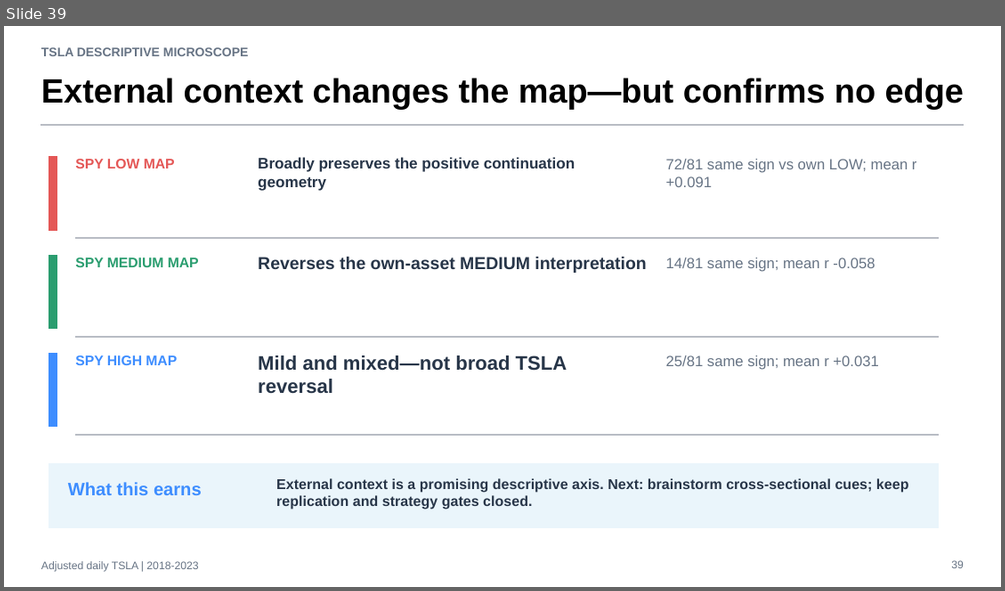
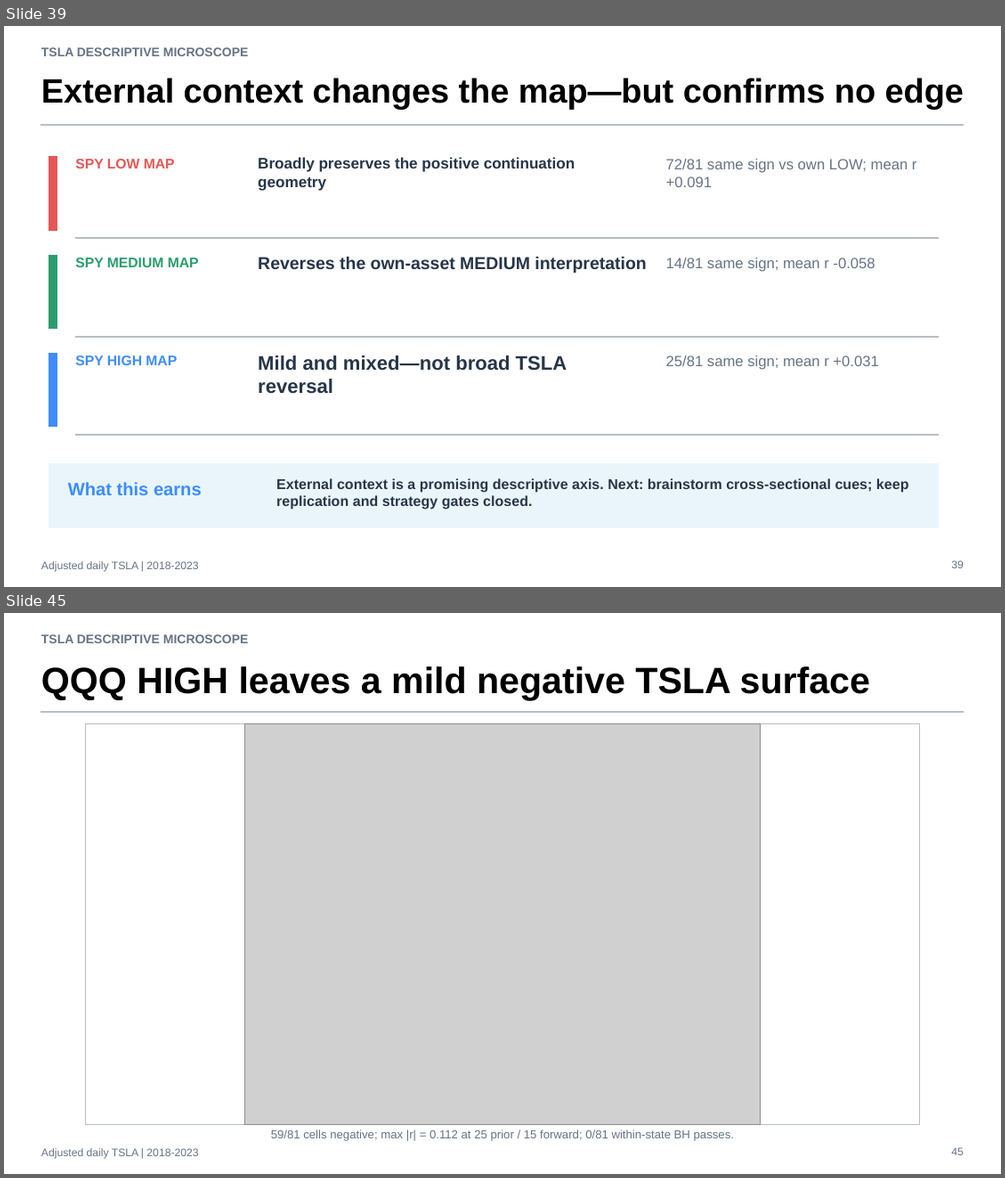
Before and after one commit to Francisc0Franc0/Time-Series-Modeling-Gen5, a slide deck: operator_hypothesis_lab/presentations/tsla_descriptive_microscope_evidence.pptx. Shown one above the other, each under a label of ours: slide 39 before the commit, slides 39 and 45 after it; the slides between them are not shown. The pictures are 1005x591 and 1005x1178 pixels, drawn with LibreOffice and Linux fonts; fonts in the diff are those of the drawing; grey boxes stand for pictures. Boxes give left, top, right and bottom in pixels: in the first picture for what was removed or moved away, otherwise in the second. Text is boxed around its words. In the diff, an @@ line names an element or a change of style, - is before the commit and + after.

```diff
--- a/operator_hypothesis_lab/presentations/tsla_descriptive_microscope_evidence.pptx
+++ b/operator_hypothesis_lab/presentations/tsla_descriptive_microscope_evidence.pptx
@@ slide 45 added at bbox=[4, 613, 1001, 1174], background #FFFFFF @@
@@ text added at bbox=[41, 634, 249, 643], 12 pt, text #667384, bold @@
+TSLA DESCRIPTIVE MICROSCOPE
@@ text added at bbox=[41, 666, 870, 700], 35.2 pt, text #000000, bold @@
+QQQ HIGH leaves a mild negative TSLA surface
@@ rectangle added at bbox=[41, 711, 963, 713], fill #B8BCC4, outline #B8BCC4 0 pt @@
@@ rectangle added at bbox=[86, 723, 919, 1125], fill #FFFFFF, outline #B8BCC4 0.75 pt @@
@@ picture added at bbox=[245, 723, 760, 1125] @@
@@ text added at bbox=[271, 1129, 734, 1141], 11.2 pt, text #667384 @@
+59/81 cells negative; max |r| = 0.112 at 25 prior / 15 forward; 0/81 within-state BH passes.
@@ text added at bbox=[41, 1148, 198, 1159], 10.5 pt, text #667384 @@
+Adjusted daily TSLA | 2018-2023
@@ text added at bbox=[951, 1147, 963, 1155], 10.5 pt, text #667384 @@
+45
```
Also in this commit, not shown: 7 other slides added, 5 other files.
